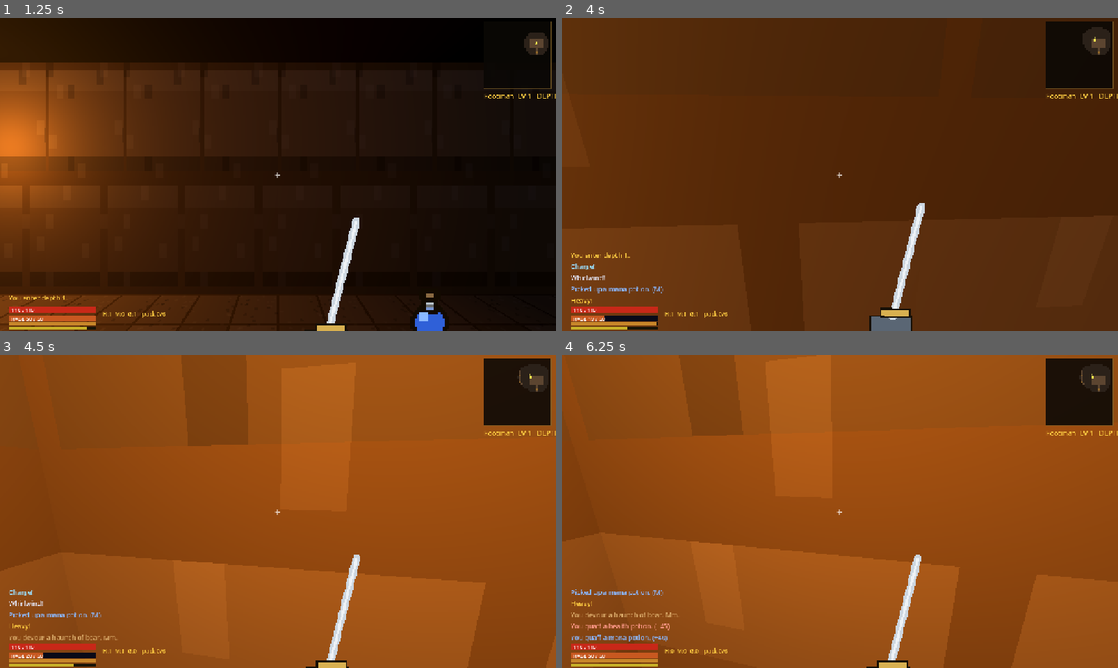
Above: before the commit, frames 1-4 (two rows, left to right).
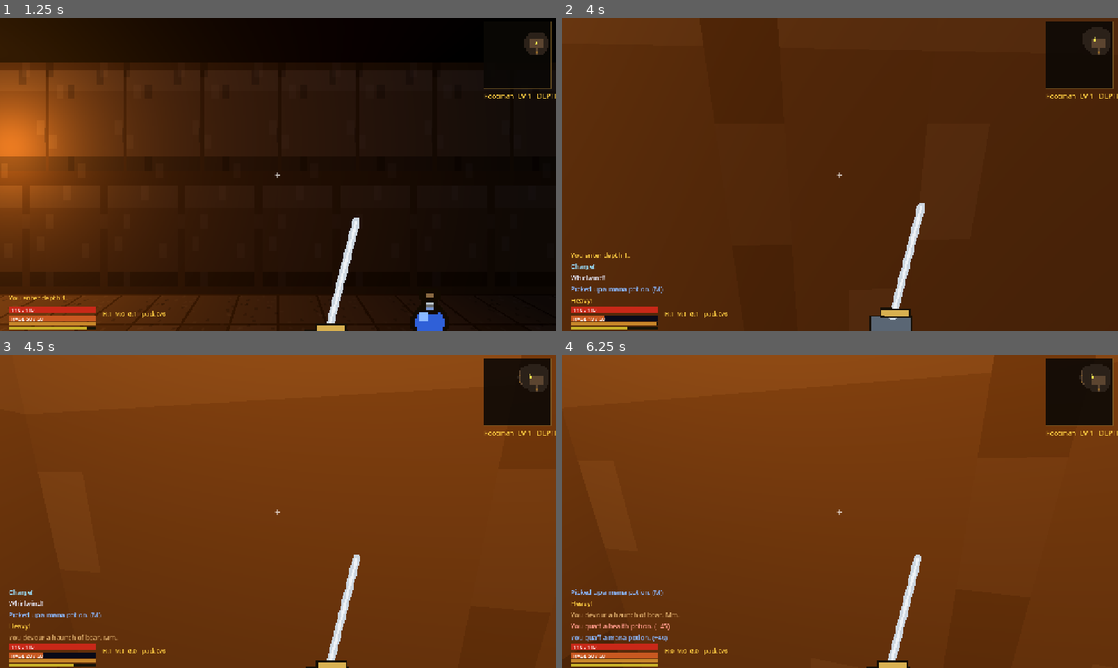
Above: after the commit, the same moments.

Repository: tisSoFluffy/barony
Game: Godot game, scene res://scenes/Main.tscn
Two runs of this game, one before a commit and one after it. Both use one fixed random seed, a clock stepped at 60 frames per second and the inputs below.
Inputs (mouse positions are in pixels of both pictures, inside the frame that each line leads up to):
- Up to frame 1 (1.25 s): click "⚔ Footman — LMB swing · hold …" at 0.5 s
- Up to frame 2 (4 s): tap Enter at 1.25 s; move the mouse to (834, 180) at 1.27 s; hold W (move_forward) 1.28-3.53 s; tap B (ability_b) at 1.35 s; tap Space at 2 s; move the mouse to (878, 177) at 2.02 s; tap Q (ability_q) at 2.1 s; move the mouse to (795, 171) at 2.77 s; press the mouse at (795, 171) at 2.78 s; move the mouse to (845, 174) at 3.52 s; release the mouse at (845, 174) at 3.53 s; hold A (move_left) from 3.53 s (still down); tap Shift (dodge) at 3.6 s
- Up to frame 3 (4.5 s): move the mouse to (255, 505) at 4.27 s; release A (move_left) at 4.28 s; hold W (move_forward) from 4.28 s (still down); tap G (eat) at 4.35 s
- Up to frame 4 (6.25 s): keep holding W (move_forward); move the mouse to (867, 511) at 5.02 s; tap H (heal_potion) at 5.1 s; move the mouse to (812, 511) at 5.77 s; tap M (mana_potion) at 5.85 s

Frame 1 is identical in both runs. In frame 2, 5.1% of the frame differs, in the area x 0-34%, y 66-100%; in frame 3, 73%; in frame 4, 81%, in the area x 0-100%, y 0-100%.

Commit message:
Fix projectiles never hitting enemies: use camera pitch for aim direction
Player._aim() was returning the character body's horizontal forward vector,
ignoring camera pitch. Projectiles always fired flat at Y≈1.55 while small
enemies (kobold/murloc) have body_center at Y≈0.52 — a 1.0 unit gap that
exceeds the 0.85 hit radius, causing every shot to fly over their heads.

Fix: use cam.global_transform.basis.z so pitch is included in aim direction.
Also fix enemy ranged shots to target player eye level (+0.55) instead of feet.

Co-Authored-By: Claude Sonnet 4.6 <noreply@anthropic.com>

Diff:
--- a/godot/scripts/Enemy.gd
+++ b/godot/scripts/Enemy.gd
@@ -240,7 +240,8 @@
 			atk_t = float(def.atk_cd)
 			var kind: String = "arrow" if def.ranged == "axe" else "shadow"
 			var from := global_position + Vector3(0, 0.8, 0)
-			Game.instance.spawn_projectile("enemy", from, (player.global_position - from), kind, dmg, null)
+			var tgt := player.global_position + Vector3(0, 0.55, 0)
+			Game.instance.spawn_projectile("enemy", from, tgt - from, kind, dmg, null)
 	else:
 		if d > rng:
 			velocity = to.normalized() * spd
--- a/godot/scripts/Player.gd
+++ b/godot/scripts/Player.gd
@@ -286,7 +286,7 @@
 			elif food <= 0.0: take_damage(3, "starvation")
 
 func _aim() -> Vector3:
-	return (-global_transform.basis.z).normalized()
+	return (-cam.global_transform.basis.z).normalized()
 
 func _shoot(kind: String, dmg: int) -> void:
 	var from := global_position + cam.position + _aim() * 0.4
